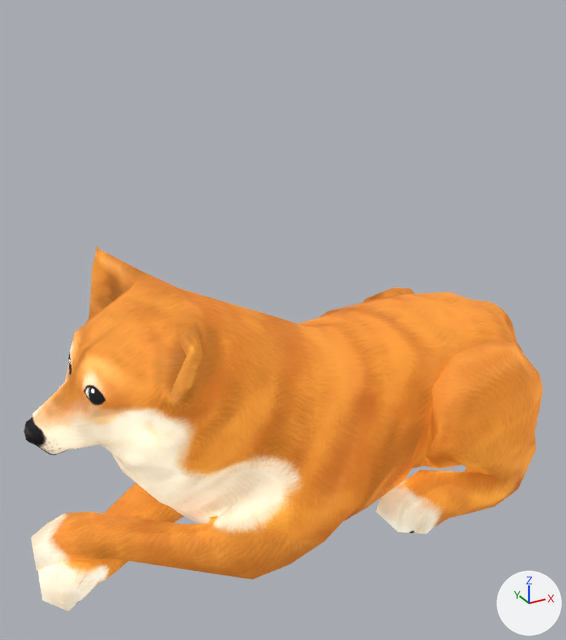
What one commit did to the glTF model models/SmallDoge.glb.
Rendered twice from a 50 mm lens placed at (-4.84, -6.38, 5.42), pointed at (-1.29, 0.08, 2.19). The axes (+X, +Y, +Z) are drawn at lower right. The lights are the same throughout. The first picture is the older version. Where no turn or scale is listed for an object, it has been applied to the vertices.

Names of what the first picture shows: 'DealWithItDoge_polySurface75_polySurface75_Deal_With_It_Mat_0'.
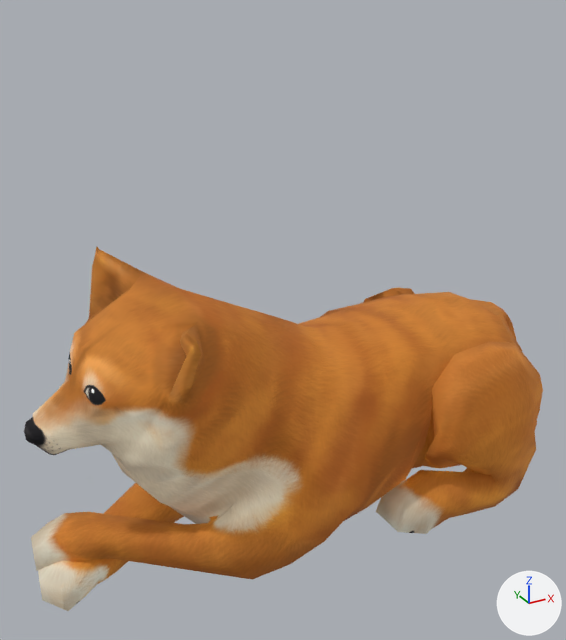
Where the change shows, as pixel boxes (x1, y1, x2, y2) in the pictures (566 x 640 px):
'DealWithItDoge_polySurface75_polySurface75_Deal_With_It_Mat_0', surface changed (darker)
    both: (30, 246, 543, 611)

What changed in the scene script:
```text
Change mat_deal_with_it_mat:
    where n0 = _N.new('ShaderNodeBsdfPrincipled'); n0.name = 'Principled BSDF'
    n0.inputs[28].default_value: 1.0 -> 0.2  # 'Emission Strength'
```
